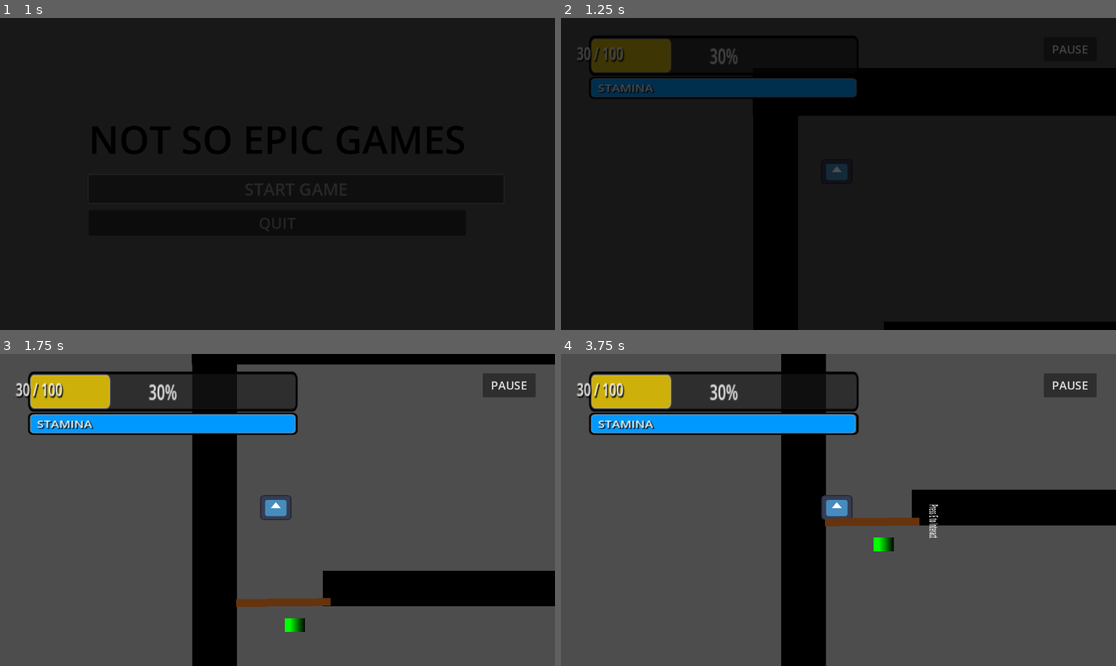
Above: before the commit, frames 1-4 (two rows, left to right).
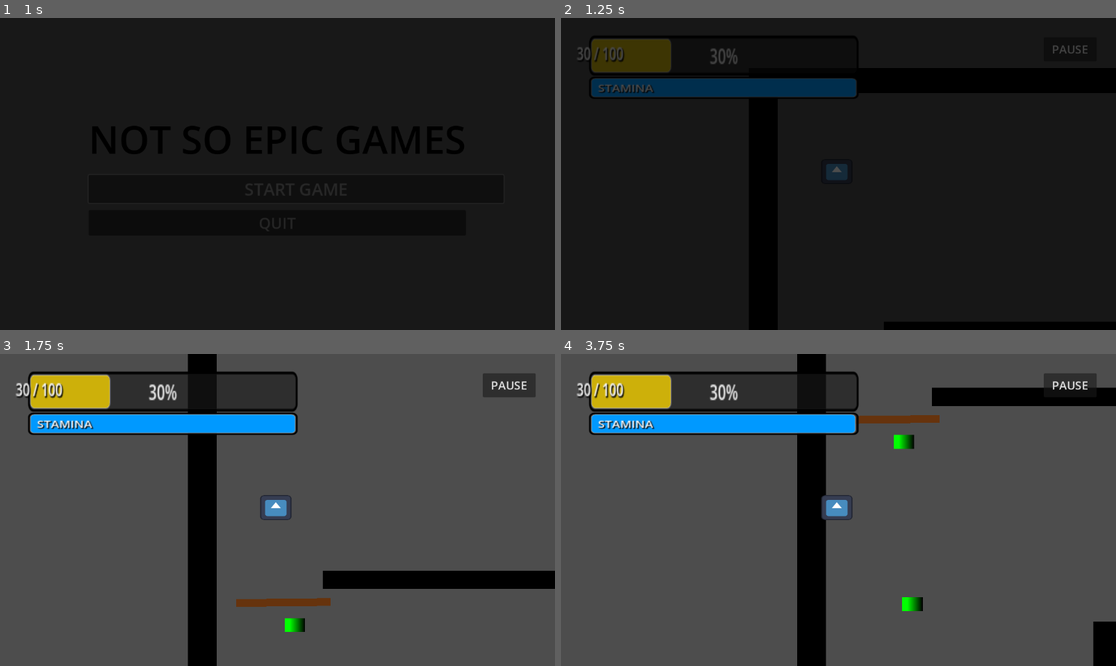
Above: after the commit, the same moments.

Repository: Shant12345/Not_So_Epic_Games
Game: Godot game, scene res://tscn/main_menu.tscn
Two runs of this game, one before a commit and one after it. Both use one fixed random seed, a clock stepped at 60 frames per second and the inputs below. The engine's default icon, where the game draws it, is replaced by a stand-in: a white triangle on a blue panel in a dark square.
Inputs (mouse positions are in pixels of both pictures, inside the frame that each line leads up to):
- Up to frame 1 (1 s): click "START GAME" at 0.5 s
- Up to frame 2 (1.25 s): no input
- Up to frame 3 (1.75 s): move the mouse to (305, 510) at 1.27 s; hold Down (move_up) from 1.28 s (still down); hold E (interact) from 1.28 s (still down)
- Up to frame 4 (3.75 s): keep holding Down (move_up); move the mouse to (810, 510) at 2.02 s; release E (interact) at 2.03 s; tap Shift (sprint) at 2.1, 3.6 s; tap E (interact) at 2.75 s; move the mouse to (849, 503) at 2.77 s; hold E (interact) 2.78-3.53 s; move the mouse to (832, 516) at 3.52 s

Frame 1 is identical in both runs. In frame 3, 8.3% of the frame differs, in the area x 33-100%, y 0-100%; in frame 4, 11%, in the area x 39-100%, y 0-100%.

Commit message:
3/18/2026

Diff:
--- a/tscn/maze_layout.tscn
+++ b/tscn/maze_layout.tscn
@@ -2,109 +2,120 @@
 
 [ext_resource type="PackedScene" uid="uid://beqxm8my7oh0o" path="res://tscn/wall.tscn" id="1_wall"]
 
-[node name="MazeLayout" type="Node2D"]
+[node name="layout_1" type="Node2D"]
 
 [node name="Wall_Top" parent="." instance=ExtResource("1_wall")]
-position = Vector2(5058, 100)
-scale = Vector2(57.787712, 1.3444688)
+position = Vector2(5061.9995, 99.99999)
+scale = Vector2(58.027714, 0.70446867)
 
 [node name="Wall_Bottom" parent="." instance=ExtResource("1_wall")]
-position = Vector2(5097, 5000.0005)
-scale = Vector2(58.327755, 1.0433377)
+position = Vector2(5089, 4997.0005)
+scale = Vector2(58.327755, 0.44333768)
 
 [node name="Wall_Left" parent="." instance=ExtResource("1_wall")]
-position = Vector2(100.00001, 2584)
+position = Vector2(17, 2584.0002)
 rotation = 1.5708
-scale = Vector2(27.368765, 1.2540778)
+scale = Vector2(27.368765, 0.8140828)
 
 [node name="Wall_Right" parent="." instance=ExtResource("1_wall")]
-position = Vector2(10221, 1274)
+position = Vector2(10292.999, 1271)
 rotation = 1.5708
-scale = Vector2(13.180414, 1.0074213)
+scale = Vector2(13.180414, 0.567431)
 
 [node name="Wall_Inner1" parent="." instance=ExtResource("1_wall")]
 position = Vector2(1347, 1154)
-scale = Vector2(10, 1)
+scale = Vector2(10, 0.5200025)
 
 [node name="Wall_Inner2" parent="." instance=ExtResource("1_wall")]
-position = Vector2(1882, 1950)
-rotation = -0.008298361
-scale = Vector2(10, 1)
+position = Vector2(1956.0002, 2129.0002)
+scale = Vector2(9.28042, 0.67993164)
 
 [node name="Wall_Inner3" parent="." instance=ExtResource("1_wall")]
-position = Vector2(2924, 2346)
+position = Vector2(2901, 1913.9998)
 rotation = 1.5708
-scale = Vector2(17.520006, 1)
+scale = Vector2(11.600011, 0.84000003)
 
 [node name="Wall_Inner4" parent="." instance=ExtResource("1_wall")]
-position = Vector2(5202, 1159)
-rotation = 1.5708
-scale = Vector2(10, 1)
-
-[node name="Wall_Inner5" parent="." instance=ExtResource("1_wall")]
-position = Vector2(5216, 4148.0005)
-rotation = 1.5708
+position = Vector2(5202, 1075)
+rotation = 1.5707964
 scale = Vector2(10, 1)
 
 [node name="Wall_Inner7" parent="." instance=ExtResource("1_wall")]
-position = Vector2(2097, 744)
+position = Vector2(2165.9998, 708.00006)
 rotation = -1.5712489
-scale = Vector2(5, 1)
+scale = Vector2(5.8799806, 0.51998043)
 
 [node name="Wall" parent="." instance=ExtResource("1_wall")]
-position = Vector2(1152, 2923)
-rotation = 1.5736487
-scale = Vector2(-9.635219, 0.9867892)
+position = Vector2(1226, 2923)
+rotation = 1.5707964
+scale = Vector2(-8.941888, 0.6709492)
 
 [node name="Wall2" parent="." instance=ExtResource("1_wall")]
 position = Vector2(3528.0005, 938)
-rotation = 3.1487865
-scale = Vector2(8.452292, 1)
-
-[node name="Wall3" parent="." instance=ExtResource("1_wall")]
-position = Vector2(1624.0001, 3749.0002)
-rotation = -0.0017343685
-scale = Vector2(6.9420466, 0.8554386)
-skew = 0.019284368
-
-[node name="Wall4" parent="." instance=ExtResource("1_wall")]
-position = Vector2(4284, 2354.0005)
-rotation = 1.5693672
-scale = Vector2(17.057913, 1.3783692)
-skew = 0.019284368
+rotation = 3.1415927
+scale = Vector2(8.452292, 0.68000126)
 
 [node name="Wall_Inner9" parent="." instance=ExtResource("1_wall")]
-position = Vector2(3693, 3874)
-rotation = -3.1493793
-scale = Vector2(4.6070366, 1)
+position = Vector2(3827.9998, 3725.0002)
+rotation = -3.1415927
+scale = Vector2(4.6070366, 0.47999513)
 
 [node name="Wall_Right2" parent="." instance=ExtResource("1_wall")]
-position = Vector2(10265.999, 3995.0002)
+position = Vector2(10292, 3890)
 rotation = 1.5708
-scale = Vector2(13.180414, 1.0074213)
-
-[node name="Wall_Inner11" parent="." instance=ExtResource("1_wall")]
-position = Vector2(7641.9995, 4115)
-rotation = -1.5657218
-scale = Vector2(9.921544, 1)
-
-[node name="Wall_Inner12" parent="." instance=ExtResource("1_wall")]
-position = Vector2(9191.001, 3263)
-scale = Vector2(11.600001, 1)
+scale = Vector2(13.180414, 0.56742126)
 
 [node name="Wall_Inner14" parent="." instance=ExtResource("1_wall")]
 position = Vector2(7661, 1103)
-rotation = -1.57592
-scale = Vector2(10.082024, 1)
+rotation = -1.5707964
+scale = Vector2(10.082024, 0.71999514)
 
 [node name="Wall_Inner16" parent="." instance=ExtResource("1_wall")]
-position = Vector2(9163, 1854)
-scale = Vector2(11.600001, 1)
+position = Vector2(9055, 1880.9999)
+scale = Vector2(10.1600065, 0.55999994)
 
 [node name="Wall_Inner13" parent="." instance=ExtResource("1_wall")]
-position = Vector2(6235.0005, 1863)
-scale = Vector2(11.600001, 1)
+position = Vector2(5684.0005, 1876)
+scale = Vector2(17.160002, 0.5999999)
+
+[node name="Wall_Inner6" parent="." instance=ExtResource("1_wall")]
+position = Vector2(1953.0002, 3619.0002)
+scale = Vector2(9.28042, 0.67993164)
+
+[node name="Wall_Inner5" parent="." instance=ExtResource("1_wall")]
+position = Vector2(5193, 4124)
+rotation = 1.5707964
+scale = Vector2(10, 1)
 
 [node name="Wall_Inner15" parent="." instance=ExtResource("1_wall")]
-position = Vector2(6223, 3273)
-scale = Vector2(11.600001, 1)
+position = Vector2(7652, 4152)
+rotation = -1.5707964
+scale = Vector2(10.082024, 0.71999514)
+
+[node name="Wall_Inner17" parent="." instance=ExtResource("1_wall")]
+position = Vector2(9201.001, 3236)
+scale = Vector2(11.600001, 0.55999994)
+
+[node name="Wall_Inner18" parent="." instance=ExtResource("1_wall")]
+position = Vector2(6078.0005, 3234)
+scale = Vector2(11.600001, 0.5999999)
+
+[node name="Wall_Inner8" parent="." instance=ExtResource("1_wall")]
+position = Vector2(4280.0005, 2302)
+rotation = 1.5707964
+scale = Vector2(15.999999, 0.8799951)
+
+[node name="Wall3" parent="." instance=ExtResource("1_wall")]
+position = Vector2(2900, 3522)
+rotation = 1.5707964
+scale = Vector2(2.218122, 0.87095404)
+
+[node name="Wall_Inner10" parent="." instance=ExtResource("1_wall")]
+position = Vector2(2924, 3720.0002)
+rotation = -3.1415927
+scale = Vector2(2.567034, 0.47999513)
+
+[node name="Wall_Inner19" parent="." instance=ExtResource("1_wall")]
+position = Vector2(8151, 2602.9995)
+rotation = -1.5707964
+scale = Vector2(8.042033, 0.71999514)
